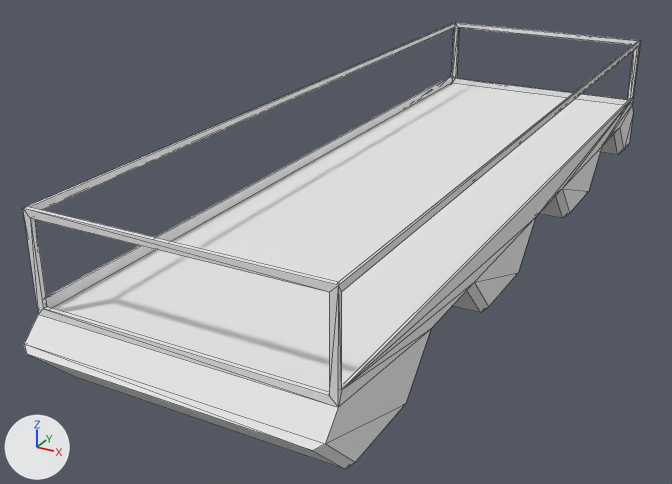
The OBJ model Freight Hopper/Assets/Art/Models/Train Cars/Carrier 2.obj as it was, and as the next commit left it.
One viewpoint serves both versions: a 50 mm camera at (8.55, -20.28, 8.34) aimed at (-1.41, -2.18, -0.72). The axes (+X, +Y, +Z) are drawn at lower left. The lights are the same throughout. Mesh edges are drawn as thin lines. Where no turn or scale is listed for an object, it has been applied to the vertices.

Names of what the first picture shows: 'Carrier 2'.
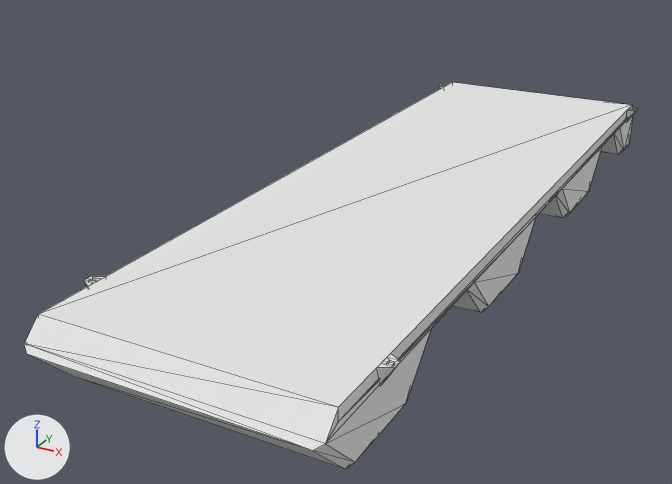
Where the change shows, as pixel boxes (x1, y1, x2, y2) in the pictures (672 x 484 px):
'Carrier 2', reshaped (13% shorter)
    before: (23, 23, 641, 469)
    after: (24, 82, 637, 469)
part 1 of me_carrier_2, added
    after: (83, 276, 106, 287)
part 2 of me_carrier_2, added
    after: (377, 354, 401, 386)
part 3 of me_carrier_2, added
    after: (626, 107, 637, 122)
part 4 of me_carrier_2, cut back
    before: (23, 23, 641, 407)
    after: (325, 106, 632, 444)

The change, as a list of edits to the scene's bpy script:
```text
Add mat_material_011:
    mat_material_011 = principled_material('Material.011')
    mat_material_011.base_color = (0.8, 0.8, 0.8)  # white #e7e7e7
    mat_material_011.roughness = 1.0
Add mat_material_001:
    mat_material_001 = principled_material('Material.001')
    mat_material_001.base_color = (0.8, 0.8, 0.8)  # white #e7e7e7
    mat_material_001.roughness = 1.0
Add mat_material_012:
    mat_material_012 = principled_material('Material.012')
    mat_material_012.base_color = (0.8, 0.8, 0.8)  # white #e7e7e7
    mat_material_012.roughness = 1.0
Add mat_material_013:
    mat_material_013 = principled_material('Material.013')
    mat_material_013.base_color = (0.8, 0.8, 0.8)  # white #e7e7e7
    mat_material_013.roughness = 1.0
Change me_carrier_2:
    used by ob_carrier_2; location = (0.0, 0.0, 0.0)
    remove me_carrier_2.from_pydata(...)  # 112 vertices, 155 faces; spans x -3.0..3.0, y -10.6..9.4, z -0.9..2.6
    add me_carrier_2.from_pydata(...)  # 160 vertices, 210 faces, 8 loose edges; spans x -3.2..3.2, y -10.6..9.4, z -0.9..0.6
    me_carrier_2 part 1: a new loose piece of 22 vertices spanning x -3.2..-3.0, y -8.9..-8.3, z 0.2..0.6, in mat_material_001 (white #e7e7e7)
    me_carrier_2 part 2: a new loose piece of 22 vertices spanning x 3.0..3.2, y -8.9..-8.3, z 0.2..0.6, in mat_material_011 (white #e7e7e7)
    me_carrier_2 part 3: a new loose piece of 22 vertices spanning x 3.0..3.2, y 8.1..8.7, z 0.2..0.6, in mat_material_013 (white #e7e7e7)
    me_carrier_2 part 4: 44 vertices removed from x -3.0..3.0, y -10.1..8.9, z 0.6..2.6; 4 vertices added at x -3.0..3.0, y -10.1..8.9, z 0.4
    add me_carrier_2.materials.append(mat_material_001)  # white #e7e7e7
    add me_carrier_2.materials.append(mat_material_011)  # white #e7e7e7
    add me_carrier_2.materials.append(mat_material_012)  # white #e7e7e7
    add me_carrier_2.materials.append(mat_material_013)  # white #e7e7e7
```
